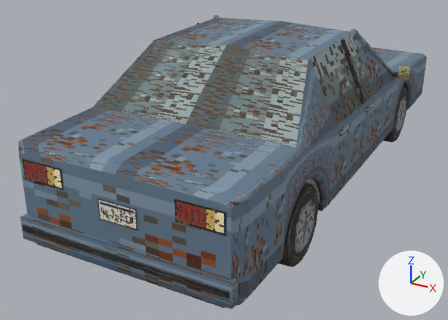
The glTF model THE_VEIL_ASSETS_V2/05_Vehicles/Abandoned_Variants/VEH_Sedan_Dusty.glb as it was, and as the next commit left it.
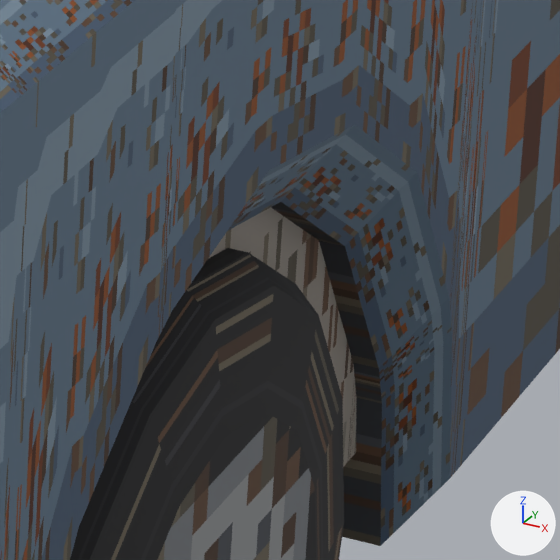
Each version appears first whole from a camera (50 mm lens) standing at (2.22, -5.03, 2.52) and looking at (-0.31, -0.42, 0.22), and next in a close-up on the part from 64% to 76% of the width and 49% to 66% of the height. The lights are fixed; the arrows at lower right show +X, +Y and +Z. The older version's two pictures come first. Objects named as collision shapes, trigger or cutter boxes, shadow casters or lower levels of detail are left out. Where no turn or scale is listed for an object, it has been applied to the vertices. Vertices at exactly the same position are counted once.

The scene before the commit, as lines of its bpy script (objects in view):
```python
me_body = bpy.data.meshes.new('Body')
me_body.from_pydata(...)  # 760 vertices, 1134 faces; spans x -0.91..0.91, y -2.41..2.41, z 0.09..1.44
# faces by material slot: [1098, 28, 8]
me_body.materials.append(mat_m_veh_atlas_weathered)  # picture img_image_0
me_body.materials.append(mat_m_veh_glass_dirty)
me_body.materials.append(mat_m_veh_lights_off)  # picture img_image_0
me_door_rr = bpy.data.meshes.new('Door_RR')
me_door_rr.from_pydata(...)  # 26 vertices, 28 faces; spans x -0.225..0.024, y -0.66..0.0, z -0.339..0.848
# faces by material slot: [26, 2]
me_door_rr.materials.append(mat_m_veh_atlas_weathered)  # picture img_image_0
me_door_rr.materials.append(mat_m_veh_glass_dirty)
me_wheel_rr = bpy.data.meshes.new('Wheel_RR')
me_wheel_rr.from_pydata(...)  # 104 vertices, 192 faces; spans x -0.1..0.1, y -0.31..0.31, z -0.31..0.31
me_wheel_rr.materials.append(mat_m_veh_atlas_weathered)  # picture img_image_0
ob_body = bpy.data.objects.new('Body', me_body)
ob_body.location = (0.0, 0.0, 0.0)
ob_door_rr = bpy.data.objects.new('Door_RR', me_door_rr)
ob_door_rr.location = (0.885, -0.24, 0.5595)
ob_wheel_rr = bpy.data.objects.new('Wheel_RR', me_wheel_rr)
ob_wheel_rr.location = (0.765, -1.36, 0.31)
```
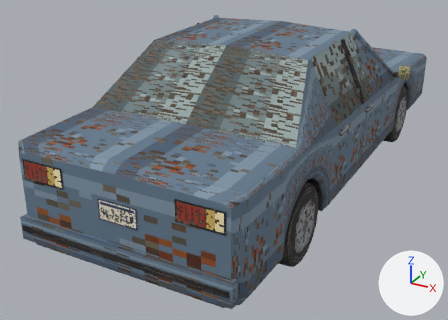
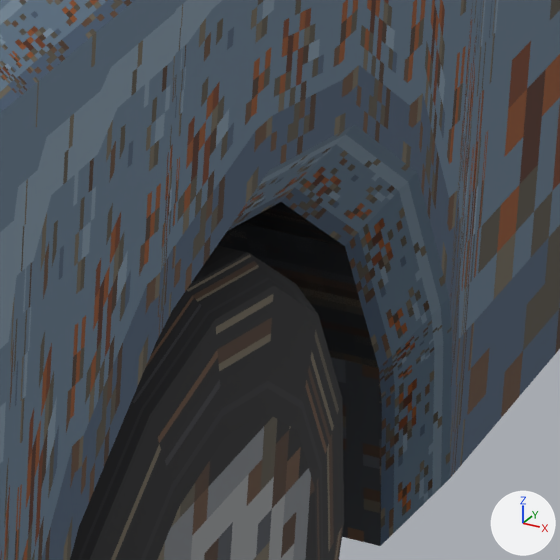
What differs and where, as boxes (x1, y1, x2, y2) in the close-ups (560 x 560 px):
part 1 of me_body, reshaped
    before: (209, 207, 357, 467)
    after: (218, 202, 380, 546)

The change, as a list of edits to the scene's bpy script:
```text
Change me_body:
    used by ob_body; location = (0.0, 0.0, 0.0)
    remove me_body.from_pydata(...)  # 760 vertices, 1134 faces; spans x -0.91..0.91, y -2.41..2.41, z 0.09..1.44
    add me_body.from_pydata(...)  # 878 vertices, 1330 faces; spans x -0.91..0.91, y -2.41..2.41, z 0.09..1.44
    me_body part 1: 5 vertices moved from x 0.81, y -1.36..-0.95, z 0.3 to x 0.81, y -1.36..-0.95, z 0.35..0.65; 1 vertex removed from x 0.81, y -1.52, z 0.3; 44 vertices added at x 0.61..0.87, y -1.79..-0.9, z 0.22..1.4
    other edits to the shape of me_body do not show in these pictures
```
